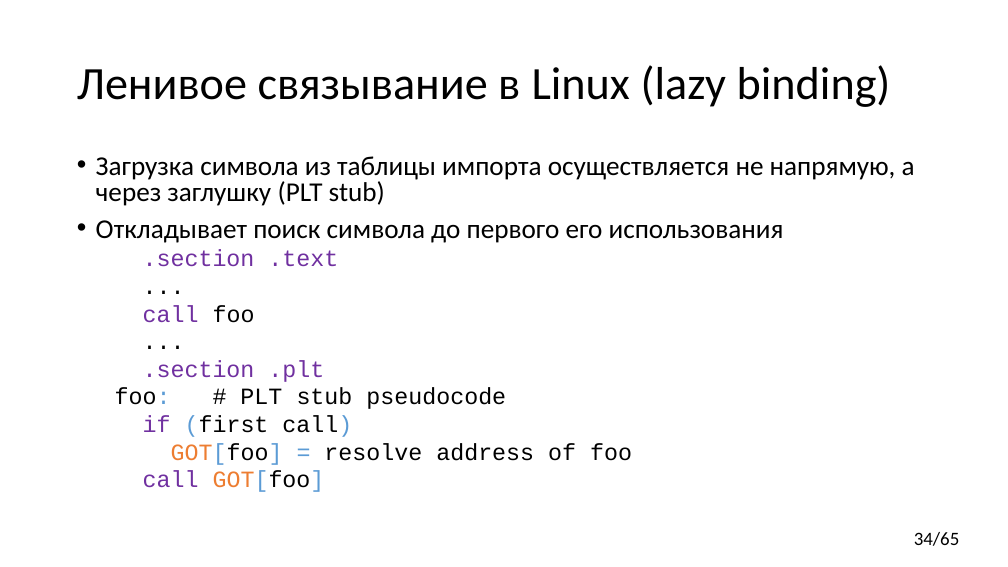
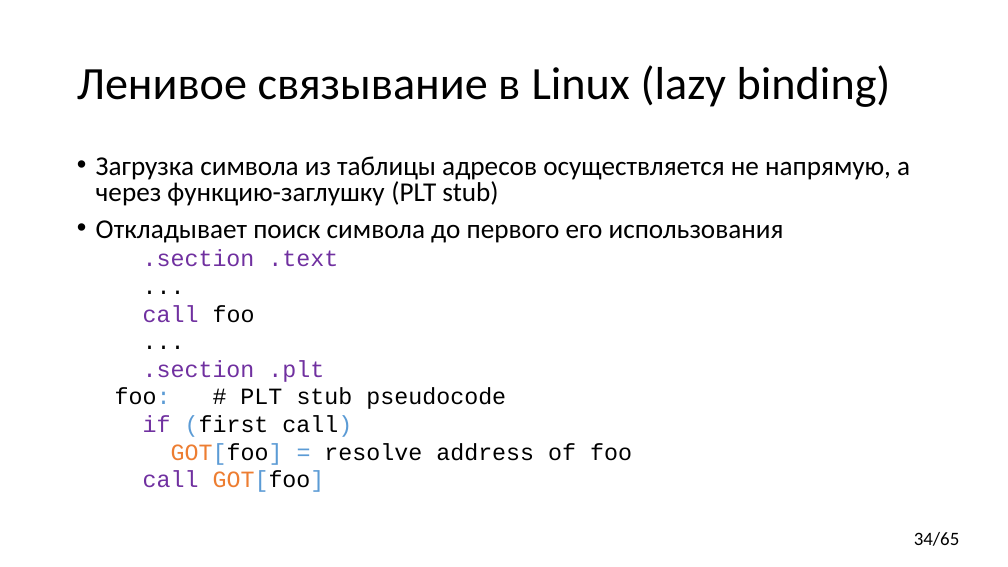
Before and after one commit to yugr/CppRussia, a slide deck: slide 34 of 2024/RU.pptx. Drawn at 1008x567 pixels with LibreOffice and Linux fonts; fonts in the diff are those of the drawing. Boxes give left, top, right and bottom in pixels: in the first picture for what was removed or moved away, otherwise in the second. Text is boxed around its words. In the diff, an @@ line names an element or a change of style, - is before the commit and + after.

```diff
--- a/2024/RU.pptx
+++ b/2024/RU.pptx
@@ text at [96, 156, 910, 206]: text changed @@
-• Загрузка символа из таблицы импорта осуществляется не напрямую, а через заглушку (PLT stub)
+• Загрузка символа из таблицы адресов осуществляется не напрямую, а через функцию-заглушку (PLT stub)
```
Also in this commit, not shown: 24 other slides changed.
